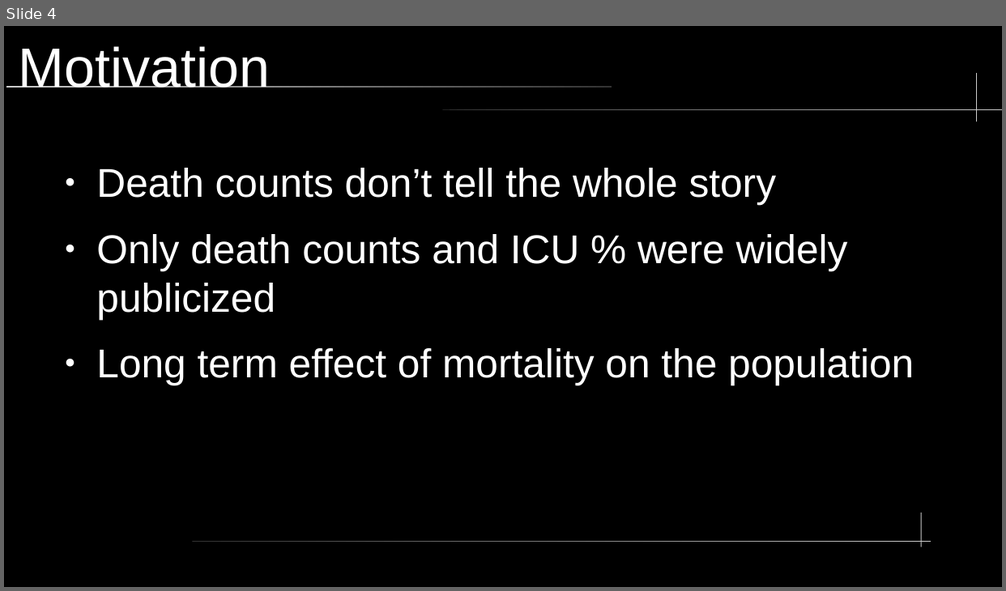
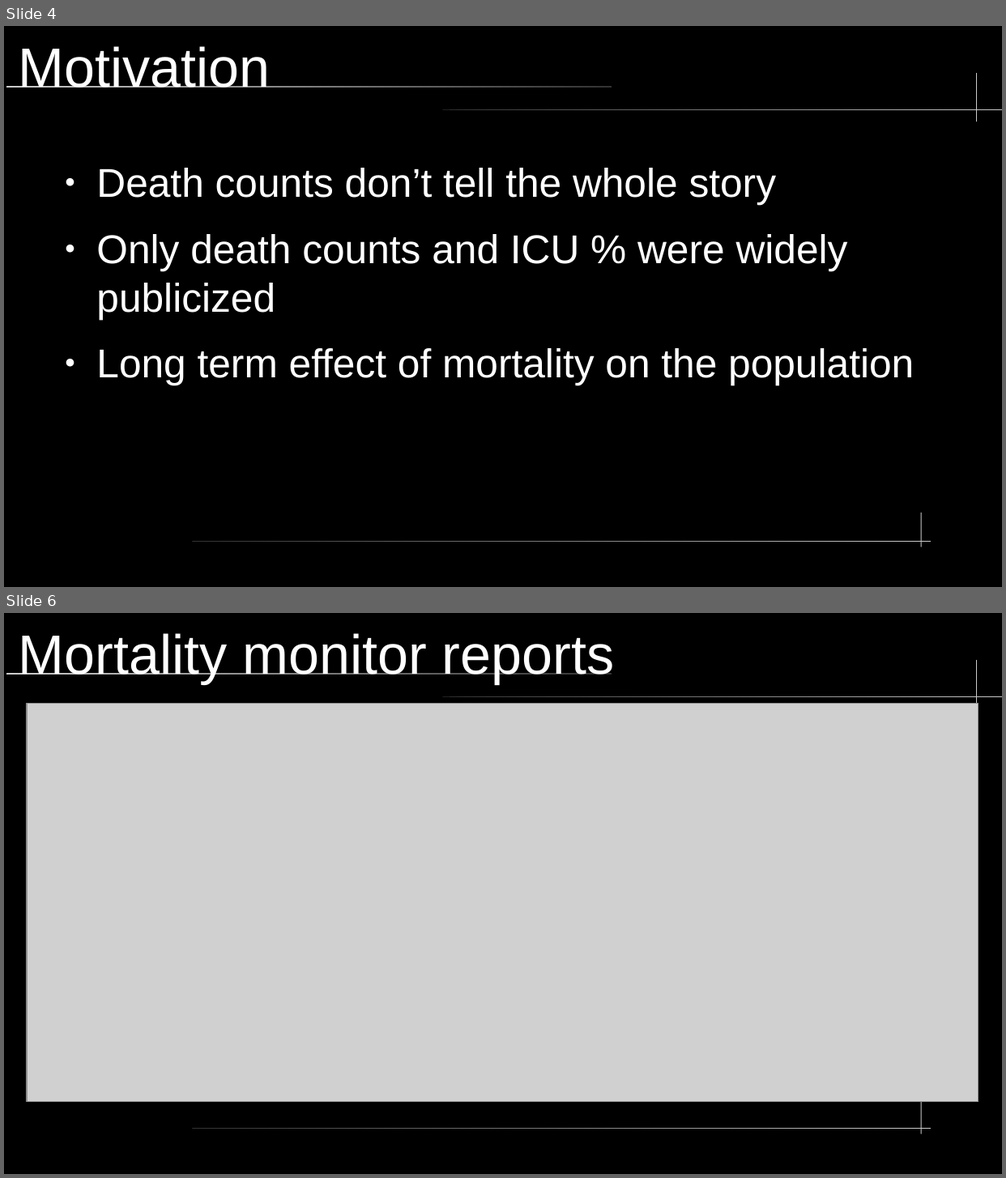
Before and after one commit to dreth/tfm_uc3m, a slide deck: paper/presentation/presentation.odp. Shown one above the other, each under a label of ours: slide 4 before the commit, slides 4 and 6 after it; the slides between them are not shown. The pictures are 1006x591 and 1006x1178 pixels, drawn with LibreOffice and Linux fonts; fonts in the diff are those of the drawing; grey boxes stand for pictures. Boxes give left, top, right and bottom in pixels: in the first picture for what was removed or moved away, otherwise in the second. Text is boxed around its words. In the diff, an @@ line names an element or a change of style, - is before the commit and + after.

```diff
--- a/paper/presentation/presentation.odp
+++ b/paper/presentation/presentation.odp
@@ slide 6 added at box(4, 613, 1002, 1174), background #000000; not listed: 5 template elements that a slide beside it also shows @@
@@ title added at box(19, 633, 614, 684), 44 pt, text #FFFFFF @@
+Mortality monitor reports
@@ picture added at box(27, 704, 978, 1102) @@
```
Also in this commit, not shown: 2 slides changed, 23 other slides added.
